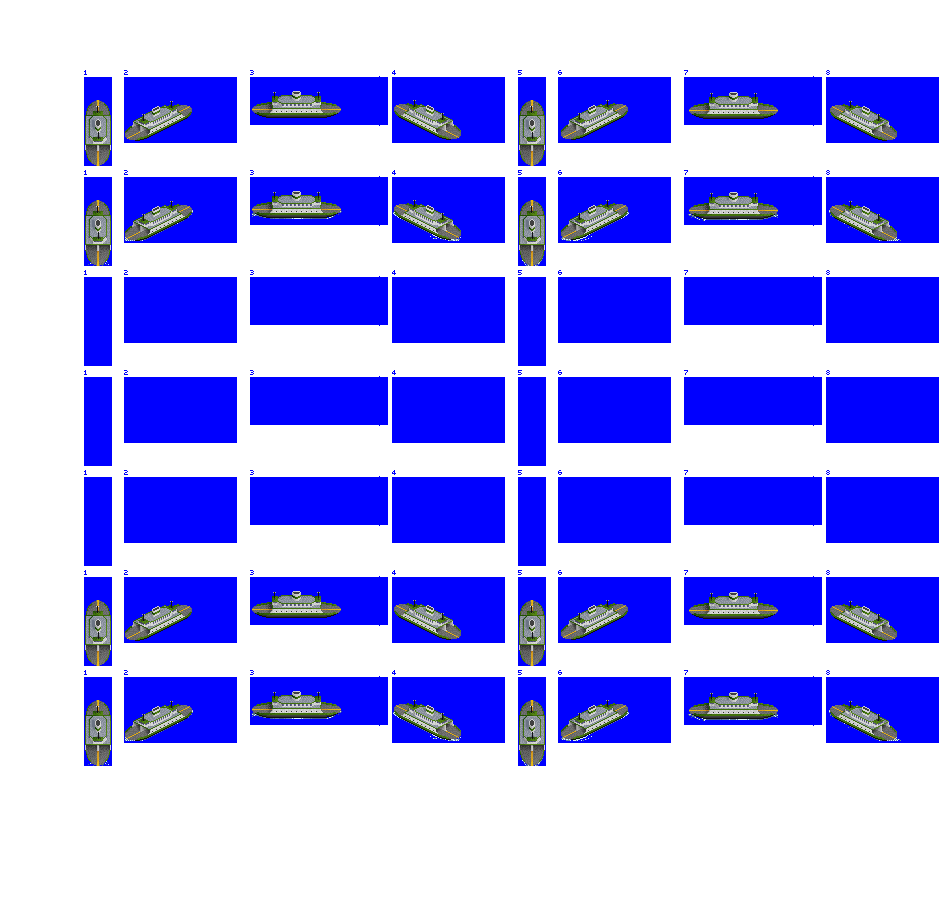
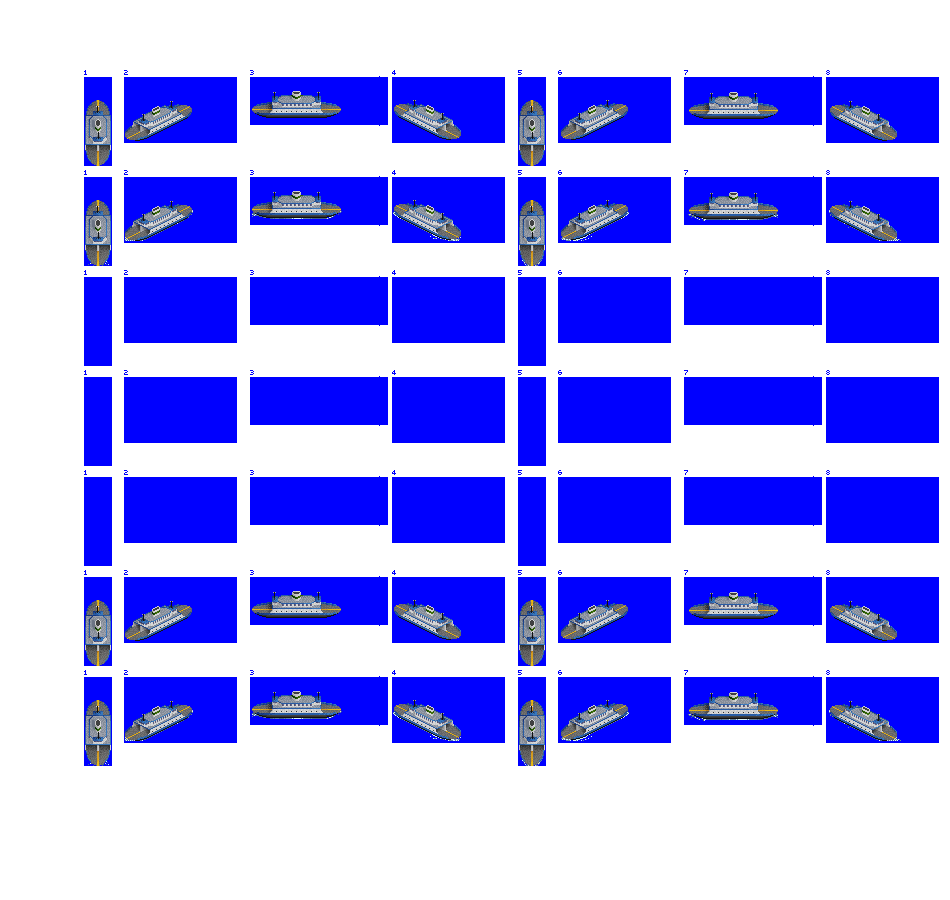
Layered file, before and after one edit (950x900). Changes by layer:
painted on "ferry" over [85, 95, 897, 762]
